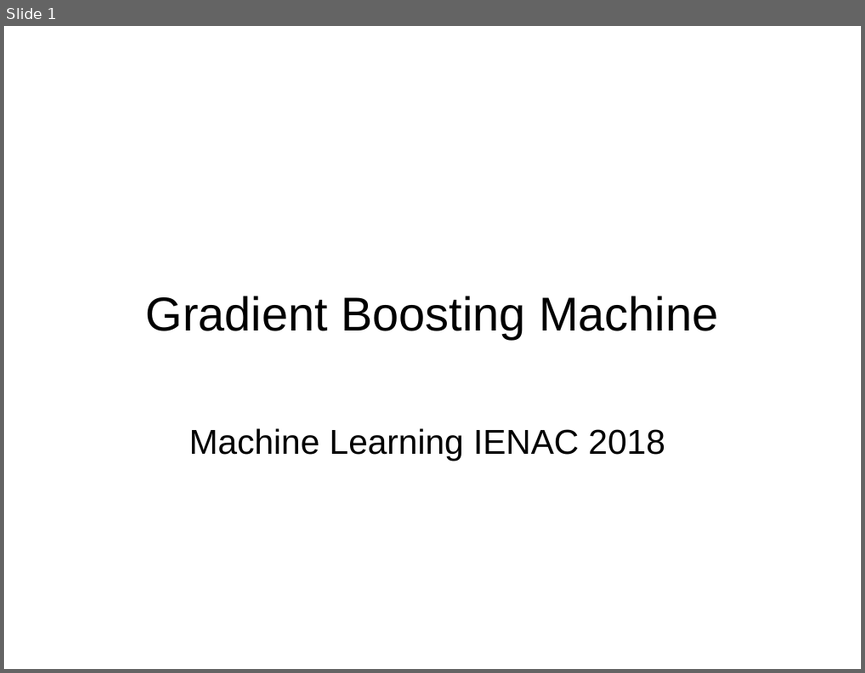
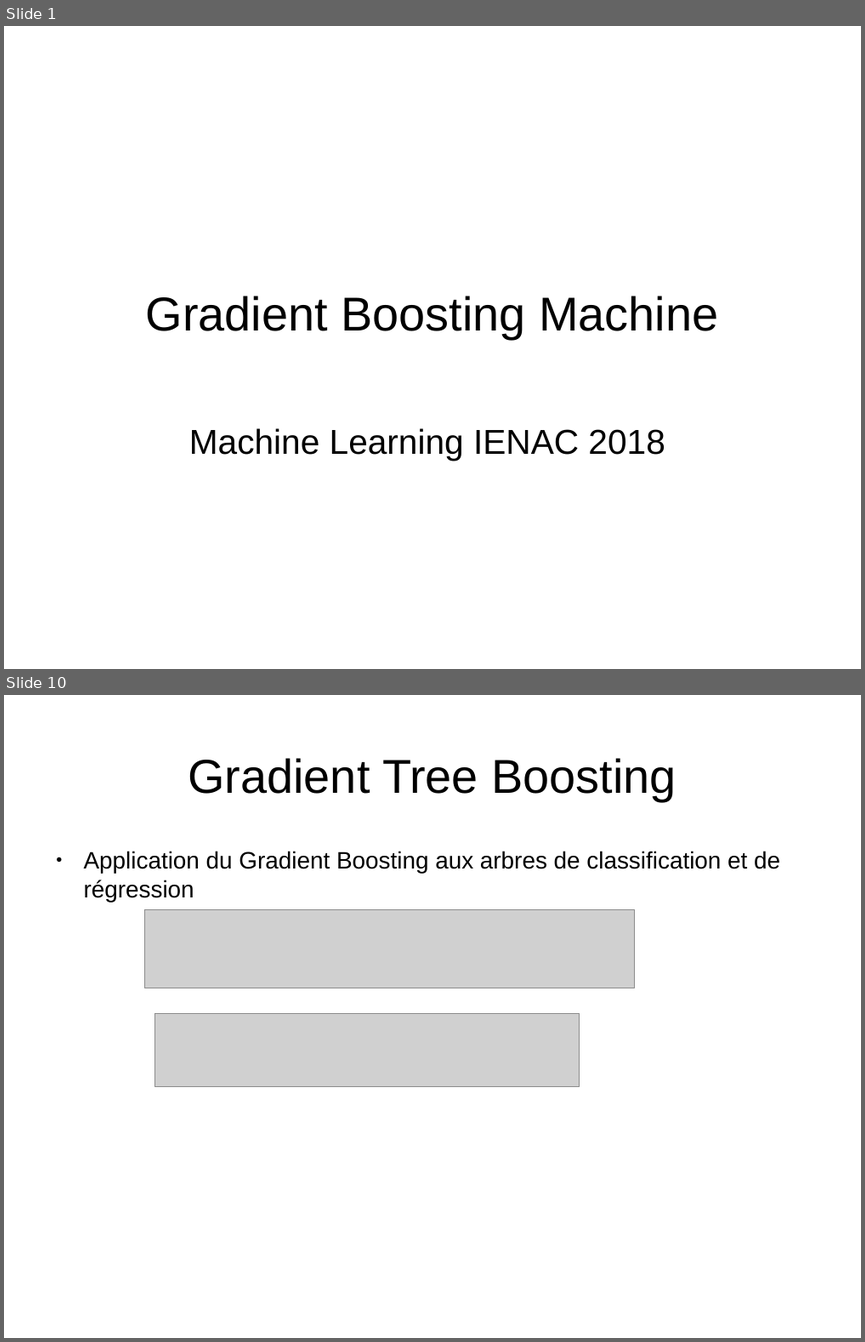
Before and after one commit to kad15/GBM, a slide deck: GBM_kad.odp. Shown one above the other, each under a label of ours: slide 1 before the commit, slides 1 and 10 after it; the slides between them are not shown. The pictures are 865x673 and 865x1342 pixels, drawn with LibreOffice and Linux fonts; fonts in the diff are those of the drawing; grey boxes stand for pictures; background and template pictures are left out. Boxes give left, top, right and bottom in pixels: in the first picture for what was removed or moved away, otherwise in the second. Text is boxed around its words. In the diff, an @@ line names an element or a change of style, - is before the commit and + after.

```diff
--- a/GBM_kad.odp
+++ b/GBM_kad.odp
@@ slide 10 added at (4, 695, 861, 1338), background #FFFFFF @@
@@ title added at (188, 758, 676, 801), 44 pt, text #000000 @@
+Gradient Tree Boosting
@@ text added at (84, 851, 780, 902), 22 pt, text #000000 @@
+● Application du Gradient Boosting aux arbres de classification et de régression
@@ picture added at (145, 909, 635, 988) @@
@@ picture added at (154, 1013, 579, 1086) @@
```
Also in this commit, not shown: 10 other slides added, 3 slides removed.
